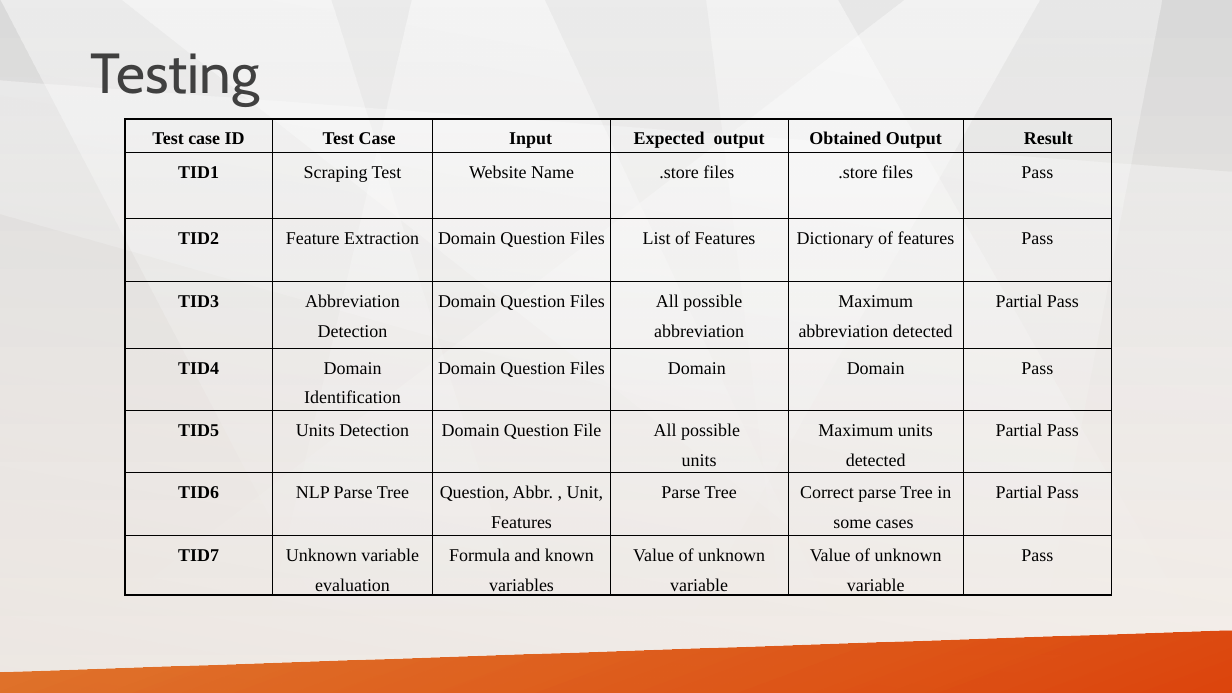
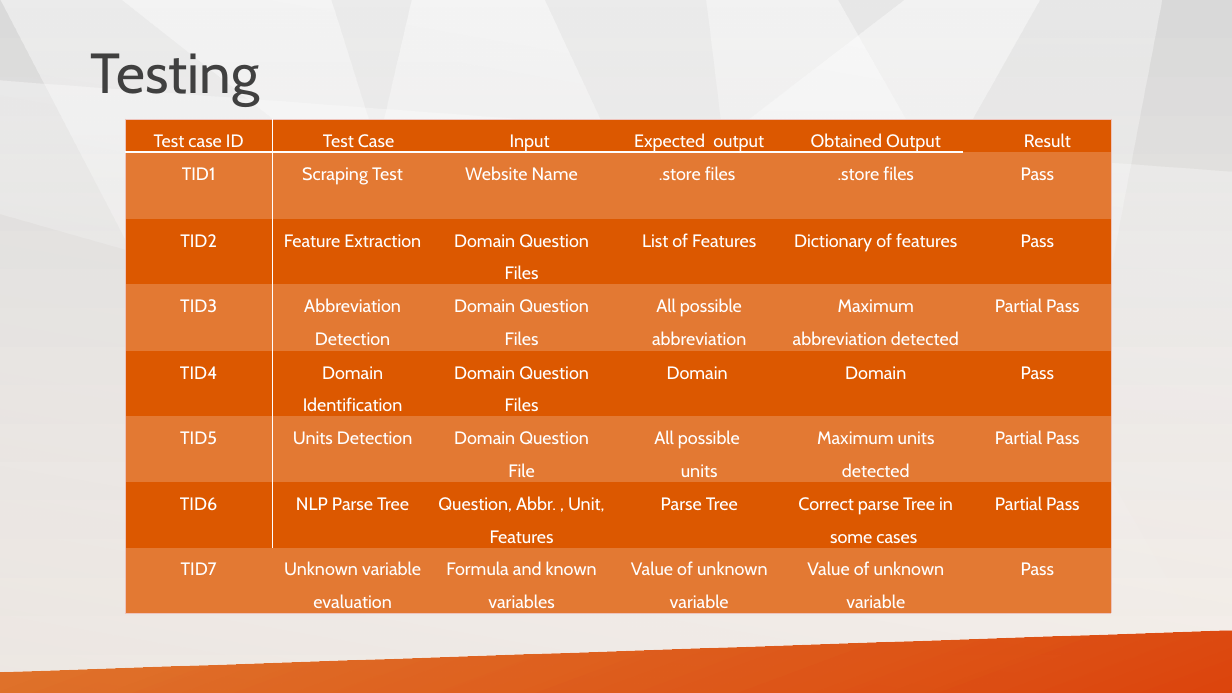
Before and after one commit to tathagatnawadia/Project-YellowPanda, a slide deck: slide 23 of Presentation/project_yellowpanda.pptx (slide 29 before the commit). Drawn at 1232x693 pixels with LibreOffice and Linux fonts; fonts in the diff are those of the drawing. Boxes give left, top, right and bottom in pixels: in the first picture for what was removed or moved away, otherwise in the second. Text is boxed around its words. In the diff, an @@ line names an element or a change of style, - is before the commit and + after.

Commit message:
17 May 8:19 AM

```diff
--- a/Presentation/project_yellowpanda.pptx
+++ b/Presentation/project_yellowpanda.pptx
@@ table at [125, 119, 1111, 612] @@
@@ fill none to #FFFFFF at 20% opacity in 24 cells @@
@@ font Times New Roman to Cabin, text colour #000000 to #FFFFFF @@
@@ bold off in "Test case ID", "Test Case", "Input", "Expected output" and 9 more places @@
@@ borders changed @@
```
Also in this commit, not shown: 5 other slides changed, 4 slides added, 10 slides removed.
